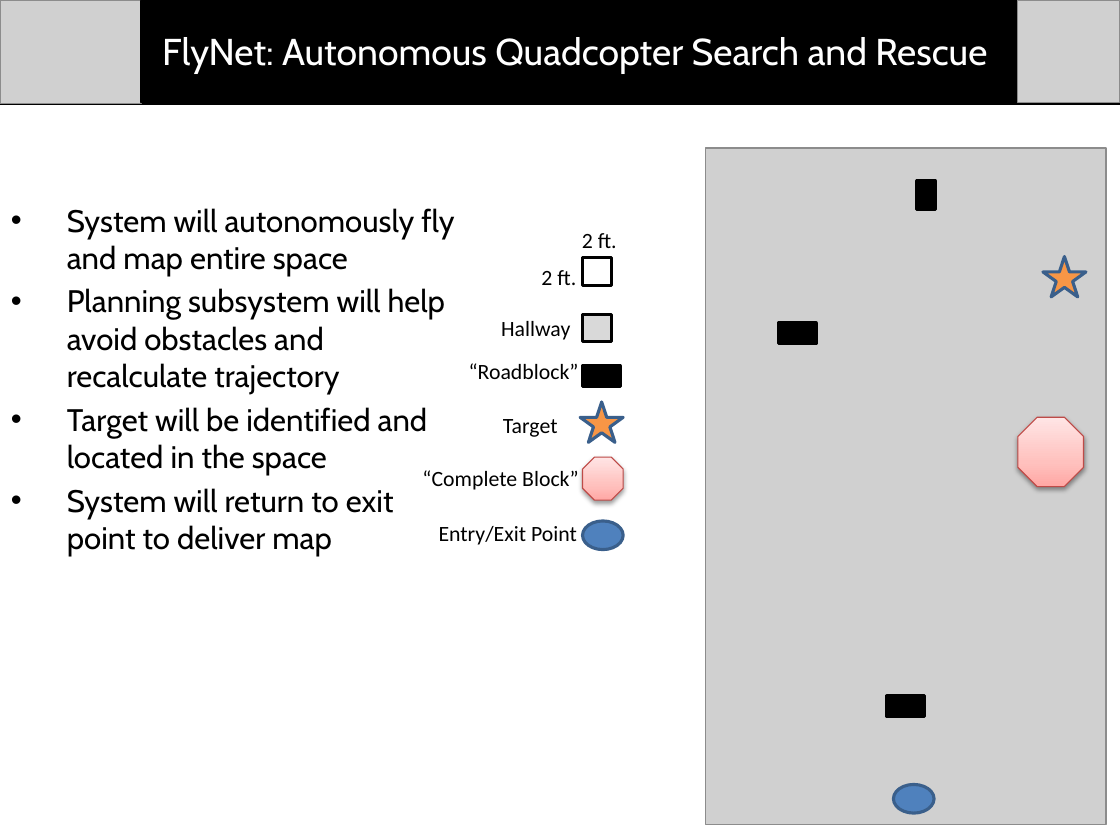
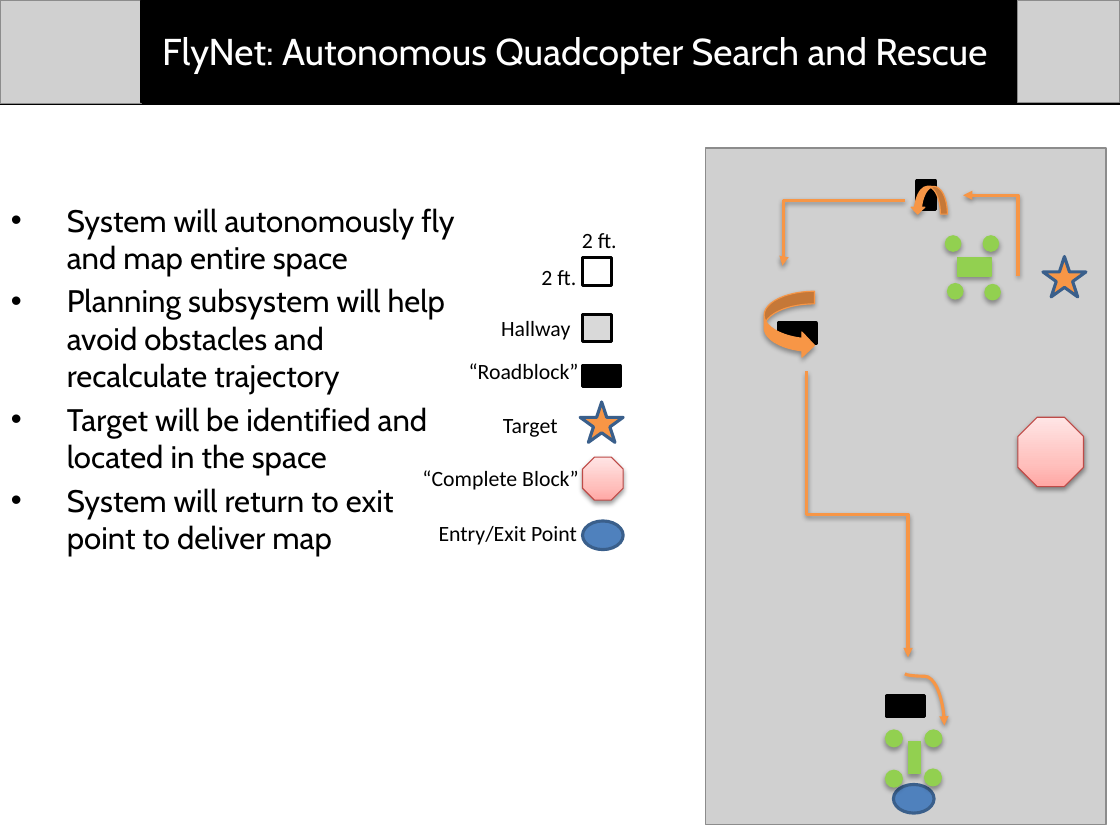
Before and after one commit to dtbinh/FlyNet, a slide deck: slide 12 of Presentations/CDR_Fall_2015/Individual_Slides/Matt/Testing.pptx (slide 9 before the commit). Drawn at 1120x840 pixels with LibreOffice and Linux fonts; fonts in the diff are those of the drawing; grey boxes stand for pictures. Boxes give left, top, right and bottom in pixels: in the first picture for what was removed or moved away, otherwise in the second. Text is boxed around its words. In the diff, an @@ line names an element or a change of style, - is before the commit and + after.

```diff
--- a/Presentations/CDR_Fall_2015/Individual_Slides/Matt/Testing.pptx
+++ b/Presentations/CDR_Fall_2015/Individual_Slides/Matt/Testing.pptx
@@ group added at [764, 186, 1018, 787]: 8 ellipses, 3 elbow arrows, 2 rectangles, 2 curved right arrows, 1 curved arrow @@
```
Also in this commit, not shown: 3 other slides changed, 4 slides added, 1 slide removed, 1 other file.
